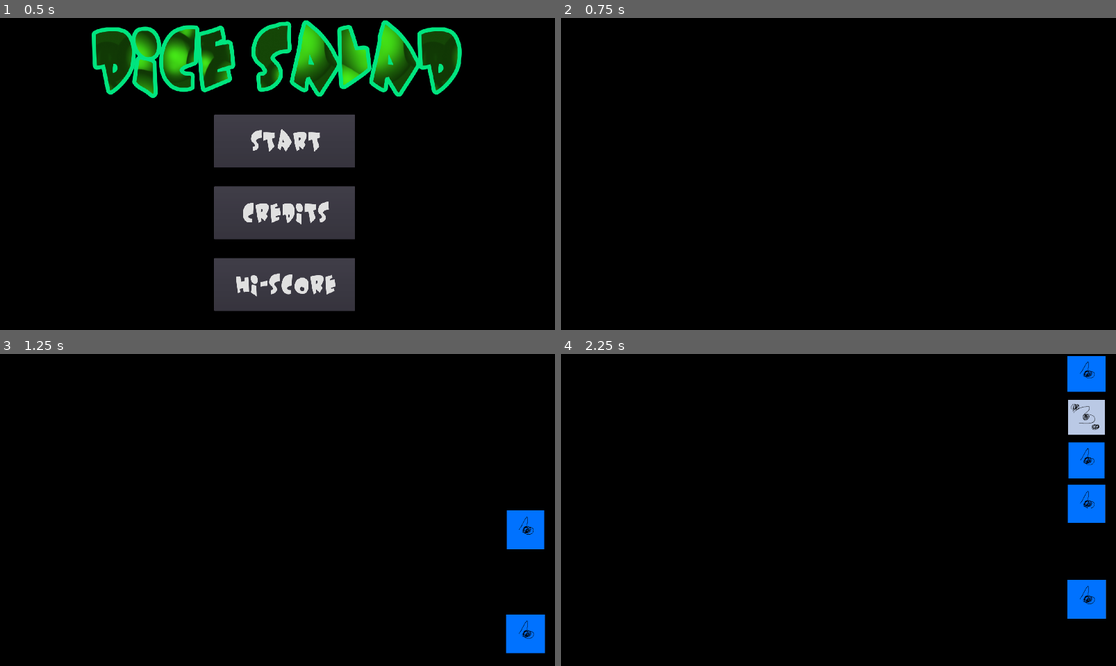
Above: before the commit, frames 1-4 (two rows, left to right).
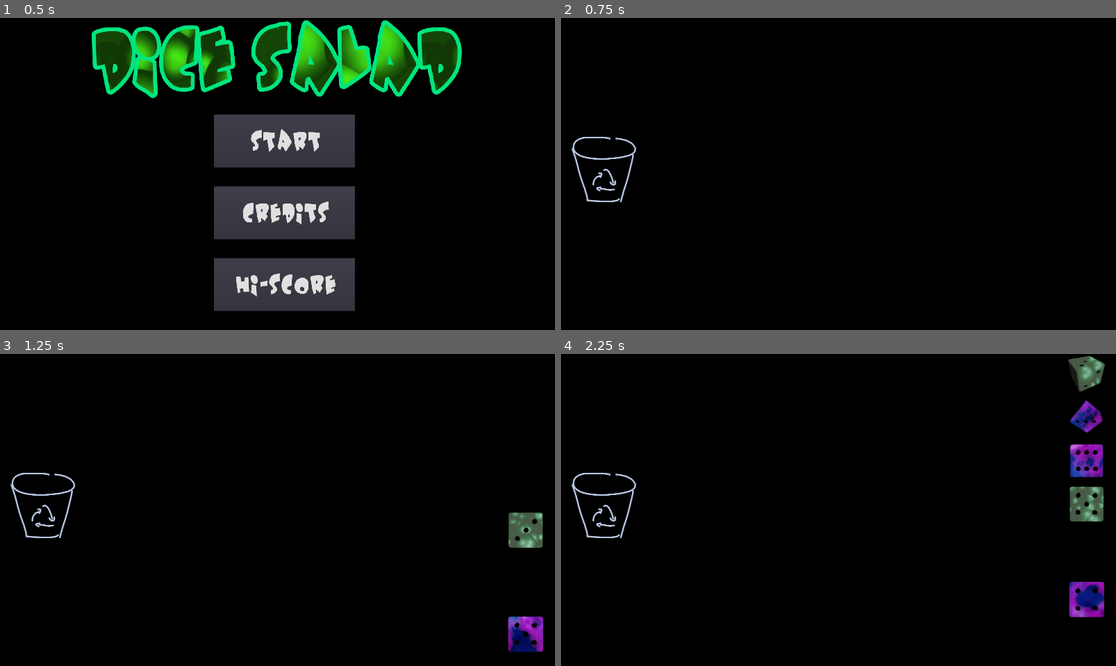
Above: after the commit, the same moments.

Repository: c64cosmin/GMTK2022
Game: Godot game, scene res://scenes/main_menu.tscn
Same seed, same stepped clock (60 frames per second), same inputs: the game is played once before the commit and once after it.
Inputs (mouse positions are in pixels of both pictures, inside the frame that each line leads up to):
- Up to frame 1 (0.5 s): no input
- Up to frame 2 (0.75 s): click "start" at 0.5 s
- Up to frame 3 (1.25 s): no input
- Up to frame 4 (2.25 s): drag from (1088, 528) to (1088, 634) at 1.27 s; drag from (1088, 416) to (1088, 581) at 2.02 s

Frame 1 is identical in both runs. In frame 2, 0.4% of the frame differs, in the area x 1-14%, y 38-60%; in frame 3, 2.1%; in frame 4, 4.5%, in the area x 1-99%, y 0-85%.

Commit message:
Colored dice

Diff:
--- a/objects/die.tscn
+++ b/objects/die.tscn
@@ -1,7 +1,8 @@
-[gd_scene load_steps=4 format=2]
+[gd_scene load_steps=5 format=2]
 
 [ext_resource path="res://textures/die_test.png" type="Texture" id=1]
 [ext_resource path="res://scripts/die.gd" type="Script" id=2]
+[ext_resource path="res://resources/die_material.tres" type="Material" id=3]
 
 [sub_resource type="CircleShape2D" id=1]
 radius = 64.0
@@ -10,9 +11,10 @@
 script = ExtResource( 2 )
 
 [node name="Sprite" type="Sprite" parent="."]
+material = ExtResource( 3 )
 texture = ExtResource( 1 )
-hframes = 2
-vframes = 2
+hframes = 4
+vframes = 4
 
 [node name="Area2D" type="Area2D" parent="."]
 
--- a/objects/ingredient.tscn
+++ b/objects/ingredient.tscn
@@ -6,7 +6,7 @@
 [sub_resource type="CircleShape2D" id=1]
 radius = 64.0
 
-[node name="ingredient" type="Node2D"]
+[node name="ingredient" type="Node2D" groups=["item"]]
 script = ExtResource( 1 )
 
 [node name="Sprite" type="Sprite" parent="."]
--- /dev/null
+++ b/objects/recyclebin.tscn
@@ -0,0 +1,18 @@
+[gd_scene load_steps=4 format=2]
+
+[ext_resource path="res://textures/recycle.png" type="Texture" id=1]
+[ext_resource path="res://scripts/recyclebin.gd" type="Script" id=2]
+
+[sub_resource type="CircleShape2D" id=1]
+radius = 64.0
+
+[node name="recyclebin" type="Node2D"]
+script = ExtResource( 2 )
+
+[node name="Sprite" type="Sprite" parent="."]
+texture = ExtResource( 1 )
+
+[node name="Area2D" type="Area2D" parent="."]
+
+[node name="CollisionShape2D" type="CollisionShape2D" parent="Area2D"]
+shape = SubResource( 1 )
--- /dev/null
+++ b/resources/die_material.tres
@@ -0,0 +1,8 @@
+[gd_resource type="ShaderMaterial" load_steps=3 format=2]
+
+[ext_resource path="res://resources/die_shader.tres" type="Shader" id=1]
+[ext_resource path="res://textures/die_green.png" type="Texture" id=2]
+
+[resource]
+shader = ExtResource( 1 )
+shader_param/material = ExtResource( 2 )
--- /dev/null
+++ b/resources/die_shader.tres
@@ -0,0 +1,11 @@
+[gd_resource type="Shader" format=2]
+
+[resource]
+code = "shader_type canvas_item;
+render_mode blend_mix;
+
+uniform sampler2D material;
+
+void fragment(){
+	COLOR = texture(TEXTURE, UV) * texture(material, UV);
+}"
--- a/scenes/game.tscn
+++ b/scenes/game.tscn
@@ -1,8 +1,9 @@
-[gd_scene load_steps=4 format=2]
+[gd_scene load_steps=5 format=2]
 
 [ext_resource path="res://scripts/game.gd" type="Script" id=1]
 [ext_resource path="res://objects/die_spawner.tscn" type="PackedScene" id=2]
 [ext_resource path="res://objects/ingredient_bar.tscn" type="PackedScene" id=3]
+[ext_resource path="res://objects/recyclebin.tscn" type="PackedScene" id=4]
 
 [node name="game" type="Node2D"]
 script = ExtResource( 1 )
@@ -12,3 +13,6 @@
 
 [node name="ingredient_bar" parent="." instance=ExtResource( 3 )]
 position = Vector2( 44, 966 )
+
+[node name="recyclebin" parent="." instance=ExtResource( 4 )]
+position = Vector2( 142, 523 )
--- a/scenes/gamestate.tscn
+++ b/scenes/gamestate.tscn
@@ -2,5 +2,5 @@
 
 [ext_resource path="res://scripts/gamestate.gd" type="Script" id=1]
 
-[node name="Node2D" type="Node2D"]
+[node name="gamestate" type="Node2D"]
 script = ExtResource( 1 )
--- a/scripts/die.gd
+++ b/scripts/die.gd
@@ -1,7 +1,6 @@
 extends "res://scripts/clickable.gd"
 
-var smoke = preload("res://objects/smoke.tscn")
-var type = Gamestate.Ingredients.Tomato
+var type = Gamestate.DieTypes.Vegetable
 var time = 0
 var being_rolled = false
 var roll_timer = 0
@@ -9,13 +8,21 @@
 var spawner = null
 var destination = Vector2.ZERO
 var moving_speed = 1200
+var textures = [
+	preload("res://textures/die_green.png"),
+	preload("res://textures/die_red.png"),
+	preload("res://textures/die_blue.png"),
+	preload("res://textures/die_yellow.png")
+]
 
 func set_type(new_type):
 	type = new_type
-	$Sprite.frame = new_type
+	$Sprite.material.set_shader_param("material", textures[new_type])
 
 func _ready():
-	$Sprite.frame = type
+	$Sprite.material = $Sprite.material.duplicate()
+	$Sprite.frame = randi()%6
+	set_type(randi()%4)
 
 func _process(delta):
 	animate_shape(delta)
@@ -47,12 +54,17 @@
 			if show_new_face > 0:
 				show_new_face -= delta
 			if show_new_face <= 0:
-				$Sprite.frame = randi()%4
+				$Sprite.frame = randi()%12
 				show_new_face = 0.1
 		else:
-			var new_smoke = smoke.instance()
-			get_node("/root/game/").add_child(new_smoke)
-			new_smoke.global_transform.origin = global_transform.origin
+			get_node("/root/game/ingredient_bar").spawn_ingredient(global_transform.origin)
 			spawner.die_was_rolled(self)
-			get_node("/root/game/ingredient_bar").spawn_ingredient(global_transform.origin)
+			spawn_smoke()
 			queue_free()
+
+var smoke = preload("res://objects/smoke.tscn")
+func spawn_smoke():
+	var new_smoke = smoke.instance()
+	get_node("/root/game/").add_child(new_smoke)
+	new_smoke.global_transform.origin = global_transform.origin
+	spawner.die_was_rolled(self)
--- a/scripts/gamestate.gd
+++ b/scripts/gamestate.gd
@@ -1,6 +1,7 @@
 extends Node2D
 
 var mouse_has_child = false
+var item_container = null
 
 const Ingredients = {
 	Tomato = 0,
@@ -11,7 +12,7 @@
 
 const DieTypes = {
 	Vegetable = 0,
-	Fruit = 1,
-	Meat = 2,
+	Meat = 1,
+	Fruit = 2,
 	Seasoning = 3
 }
--- a/scripts/ingredient.gd
+++ b/scripts/ingredient.gd
@@ -44,3 +44,19 @@
 
 func _on_released():
 	bar.add_ingredient(self)
+
+	return
+	var container = Gamestate.item_container
+	if container.mouse_in:
+		container.on_dropped_item(self)
+
+func consume():
+	bar.remove_ingredient(self)
+	queue_free()
+	spawn_smoke()
+
+var smoke = preload("res://objects/smoke.tscn")
+func spawn_smoke():
+	var new_smoke = smoke.instance()
+	get_node("/root/game/").add_child(new_smoke)
+	new_smoke.global_transform.origin = global_transform.origin
--- /dev/null
+++ b/scripts/recyclebin.gd
@@ -0,0 +1,20 @@
+extends Node2D
+
+var mouse_in = false
+
+func _ready():
+	$Area2D.connect("mouse_entered", self, "on_mouse_entered")
+	$Area2D.connect("mouse_exited", self, "on_mouse_exited")
+	$Area2D.connect("area_entered", self, "on_item_enter")
+
+func on_mouse_entered():
+	Gamestate.item_container = self
+	mouse_in = true
+
+func on_mouse_exited():
+	mouse_in = false
+
+func on_item_enter(item):
+	print(item)
+	if item.get_parent().is_in_group("item"):
+		item.get_parent().consume()
Binary file added: raw/die1.png
Not shown, added: raw/die1.png.import
Binary file added: raw/die10.png
Not shown, added: raw/die10.png.import
Binary file added: raw/die11.png
Not shown, added: raw/die11.png.import
Binary file added: raw/die12.png
Not shown, added: raw/die12.png.import
Binary file added: raw/die2.png
Not shown, added: raw/die2.png.import
Binary file added: raw/die3.png
Not shown, added: raw/die3.png.import
(and 26 more such lines)
